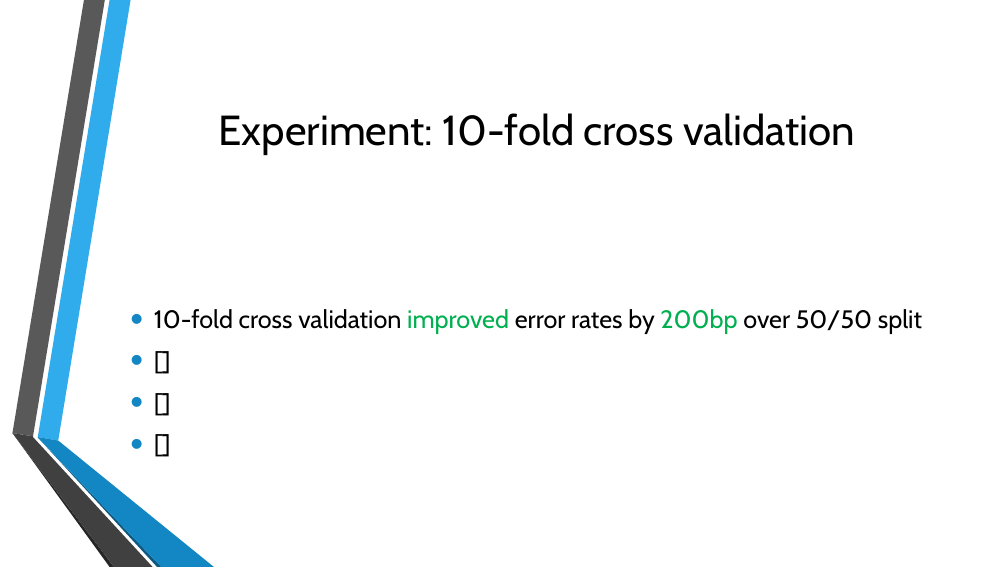
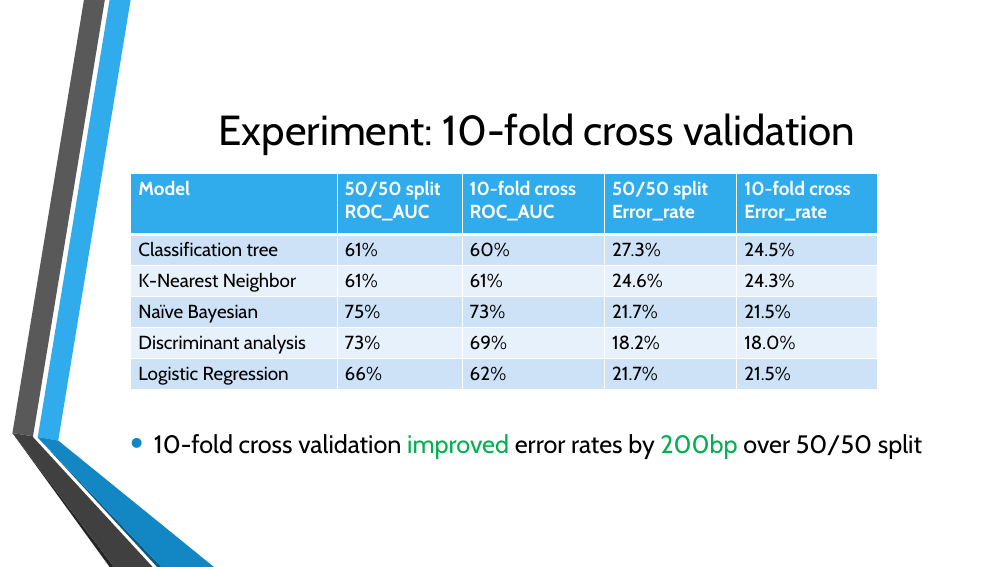
Before and after one commit to jb08/credit_card_default_ML, a slide deck: slide 11 of Predicting_Credit_Card_defaults.pptx. Drawn at 1008x567 pixels with LibreOffice and Linux fonts; fonts in the diff are those of the drawing; background and template pictures are left out. Boxes give left, top, right and bottom in pixels: in the first picture for what was removed or moved away, otherwise in the second. Text is boxed around its words. In the diff, an @@ line names an element or a change of style, - is before the commit and + after.

```diff
--- a/Predicting_Credit_Card_defaults.pptx
+++ b/Predicting_Credit_Card_defaults.pptx
@@ table added at [131,174,878,389], 6 rows, 5 columns @@
+Model | 50/50 split / ROC_AUC | 10-fold cross / ROC_AUC | 50/50 split / Error_rate | 10-fold cross / Error_rate
+Classification tree | 61% | 60% | 27.3% | 24.5%
+K-Nearest Neighbor | 61% | 61% | 24.6% | 24.3%
+Naïve Bayesian | 75% | 73% | 21.7% | 21.5%
+Discriminant analysis | 73% | 69% | 18.2% | 18.0%
+Logistic Regression | 66% | 62% | 21.7% | 21.5%
@@ text at [154,434,922,459]: paragraphs removed @@
-• []
-• []
-• []
@@ text "10-fold cross validation improved error ...": place and size @@
-text "10-fold cross validation improved error ..." at [154,309,922,334]
+text "10-fold cross validation improved error ..." at [154,434,922,459]
```
Also in this commit, not shown: 2 other slides changed.
